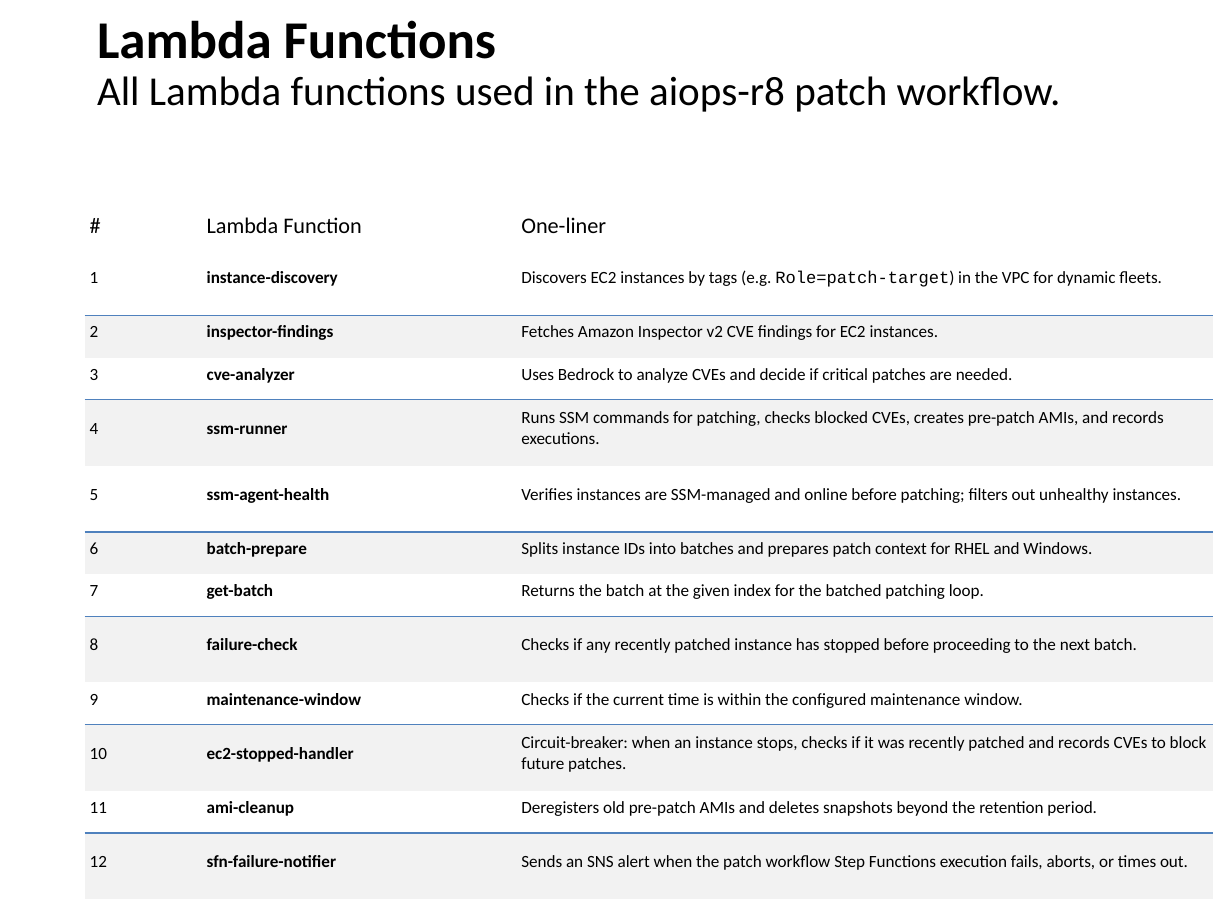
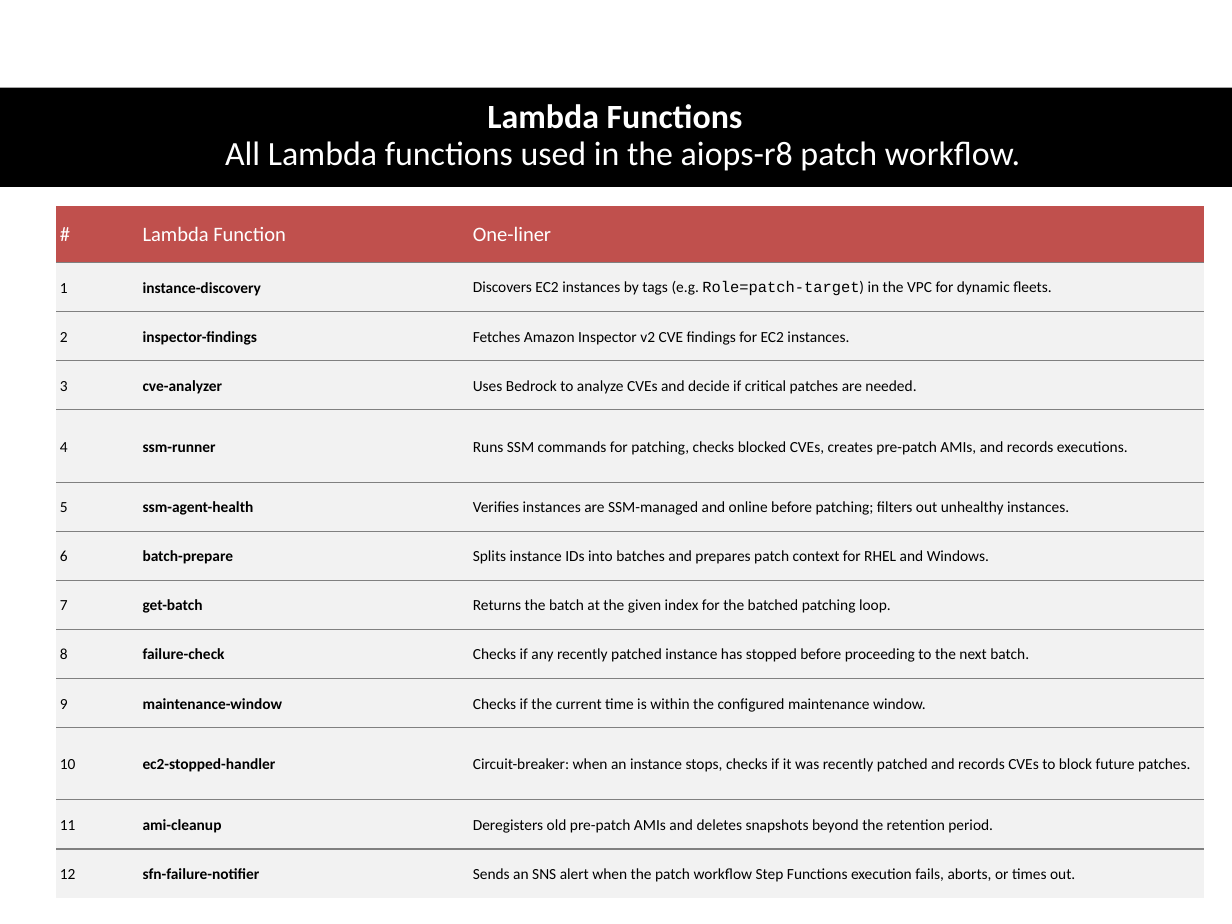
Before and after one commit to ckbitra/aiops-r8, a slide deck: slide 13 of docs/aiops_r8_presentation.pptx. Drawn at 1232x924 pixels with LibreOffice and Linux fonts; fonts in the diff are those of the drawing. Boxes give left, top, right and bottom in pixels: in the first picture for what was removed or moved away, otherwise in the second. Text is boxed around its words. In the diff, an @@ line names an element or a change of style, - is before the commit and + after.

```diff
--- a/docs/aiops_r8_presentation.pptx
+++ b/docs/aiops_r8_presentation.pptx
@@ rectangle added at bbox=[0, 87, 1232, 187], fill #000000 @@
@@ title "Lambda Functions": place and size @@
-title "Lambda Functions" at bbox=[97, 20, 1061, 112]
+title "Lambda Functions" at bbox=[225, 104, 1020, 171]
@@ title "Lambda Functions" at bbox=[225, 104, 1020, 171]: size 31 to 19.8 pt in "Lambda Functions"; text colour #000000 to #FFFFFF; size 24 to 19.8 pt in "All Lambda functions used in the aiops-r8 ..."; alignment left to centre @@
@@ table at bbox=[57, 206, 1204, 898] @@
@@ fill none to #C0504D in row 1 @@
@@ fill none to #F2F2F2 in 18 cells @@
@@ size 13 to 12 pt, text colour #000000 to #FFFFFF in "#", "Lambda Function", "One-liner" @@
@@ size 10 to 9 pt @@
@@ borders changed @@
@@ table: place and size @@
-table at bbox=[85, 200, 1215, 899]
+table at bbox=[57, 206, 1204, 898]
```
Also in this commit, not shown: 7 other slides changed, 2 slides added, 2 slides removed.
